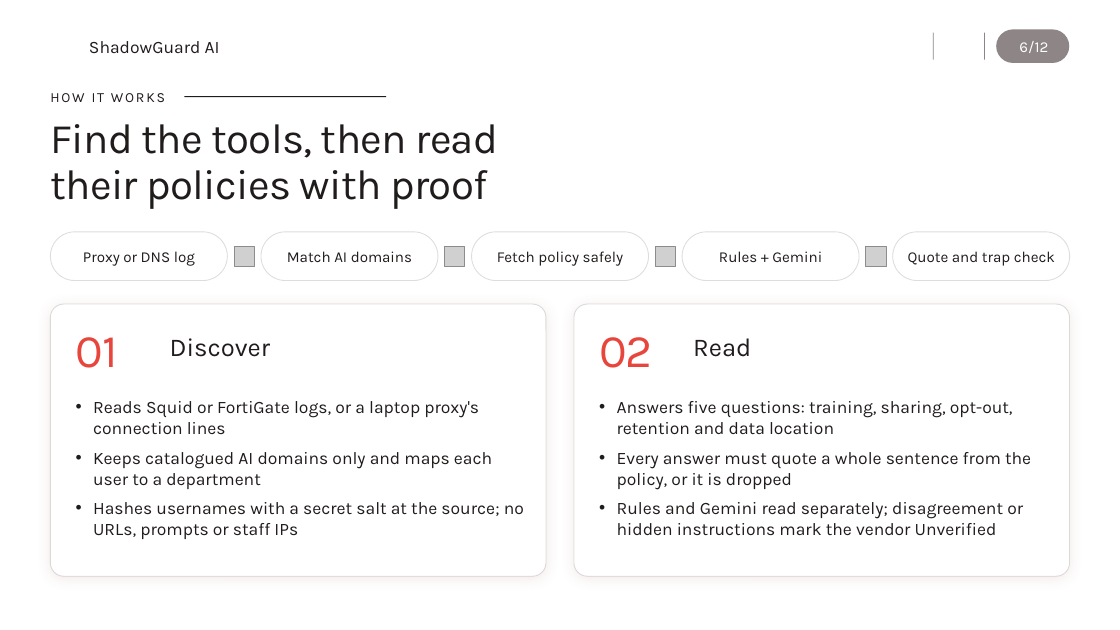
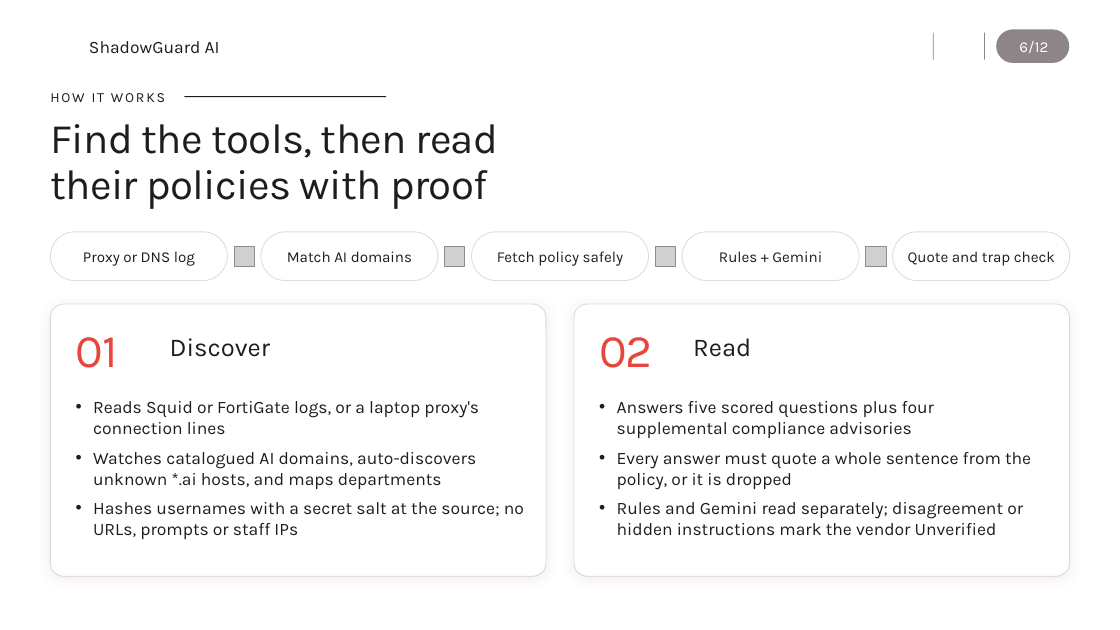
Before and after one commit to B0mb0cl4t5/shadowguard-ai, a slide deck: slide 6 of docs/ShadowGuard_Overview.pptx. Drawn at 1120x630 pixels with LibreOffice and Linux fonts; fonts in the diff are those of the drawing; grey boxes stand for pictures; background and template pictures are left out. Boxes give left, top, right and bottom in pixels: in the first picture for what was removed or moved away, otherwise in the second. Text is boxed around its words. In the diff, an @@ line names an element or a change of style, - is before the commit and + after.

```diff
--- a/docs/ShadowGuard_Overview.pptx
+++ b/docs/ShadowGuard_Overview.pptx
@@ text at (617, 401, 934, 438): text changed @@
-• Answers five questions: training, sharing, opt-out, retention and data location
+• Answers five scored questions plus four supplemental compliance advisories
@@ text at (93, 452, 476, 489): text changed @@
-• Keeps catalogued AI domains only and maps each user to a department
+• Watches catalogued AI domains, auto-discovers unknown *.ai hosts, and maps departments
```
Also in this commit, not shown: 6 other slides changed, 8 other files.
